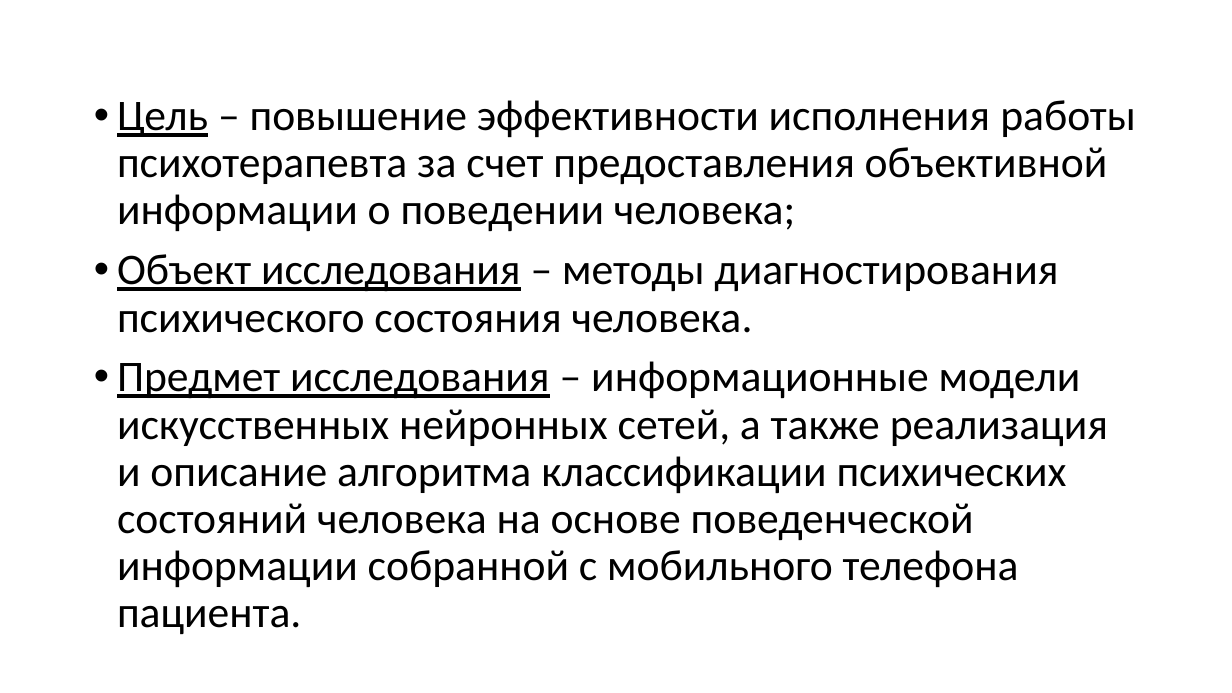
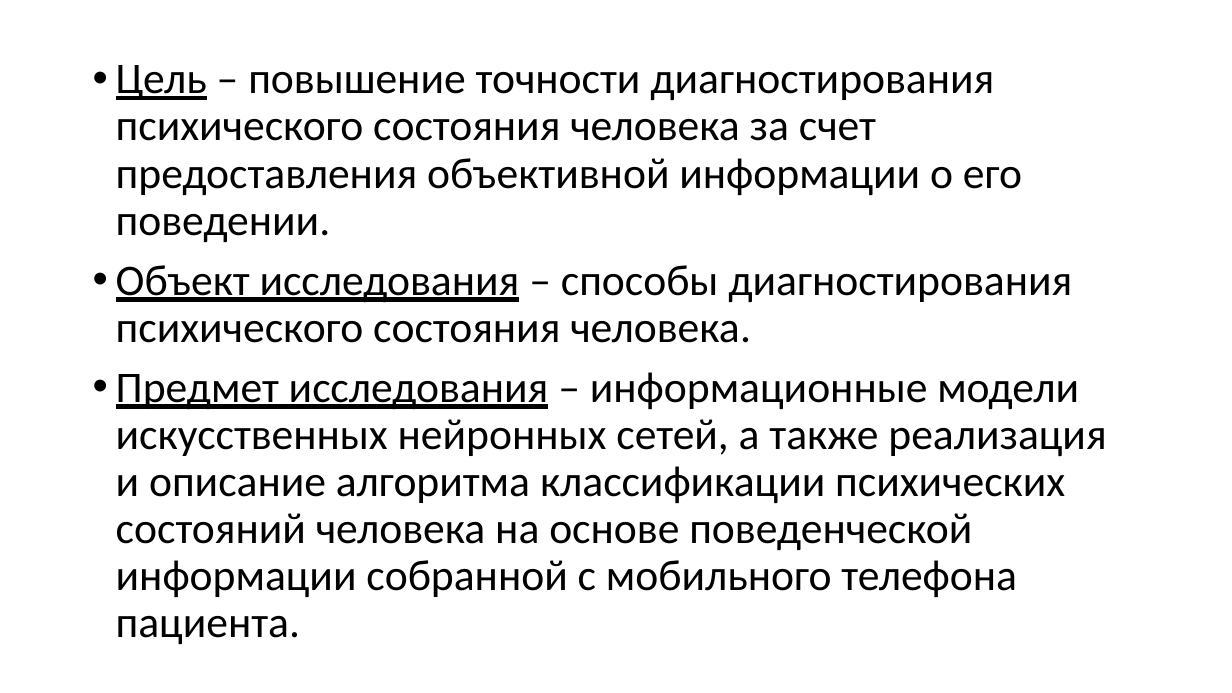
Before and after one commit to Wideweb/-digital-psychology-docs, a slide deck: slide 2 of Алькевич А.С/Презентация.pptx. Drawn at 1232x693 pixels with LibreOffice and Linux fonts; fonts in the diff are those of the drawing. Boxes give left, top, right and bottom in pixels: in the first picture for what was removed or moved away, otherwise in the second. Text is boxed around its words. In the diff, an @@ line names an element or a change of style, - is before the commit and + after.

```diff
--- a/Алькевич А.С/Презентация.pptx
+++ b/Алькевич А.С/Презентация.pptx
@@ text "Цель – повышение точности диагностирования ...": place and size @@
-text "Цель – повышение точности диагностирования ..." at box(117, 100, 1136, 634)
+text "Цель – повышение точности диагностирования ..." at box(116, 65, 1106, 644)
@@ text at box(116, 65, 1072, 343): text changed @@
-• Цель – повышение эффективности исполнения работы психотерапевта за счет предоставления объективной информации о поведении человека;
-• Объект исследования – методы диагностирования психического состояния человека.
+• Цель – повышение точности диагностирования психического состояния человека за счет предоставления объективной информации о его поведении.
+• Объект исследования – способы диагностирования психического состояния человека.
```
Also in this commit, not shown: 5 other slides changed, 5 other files.
